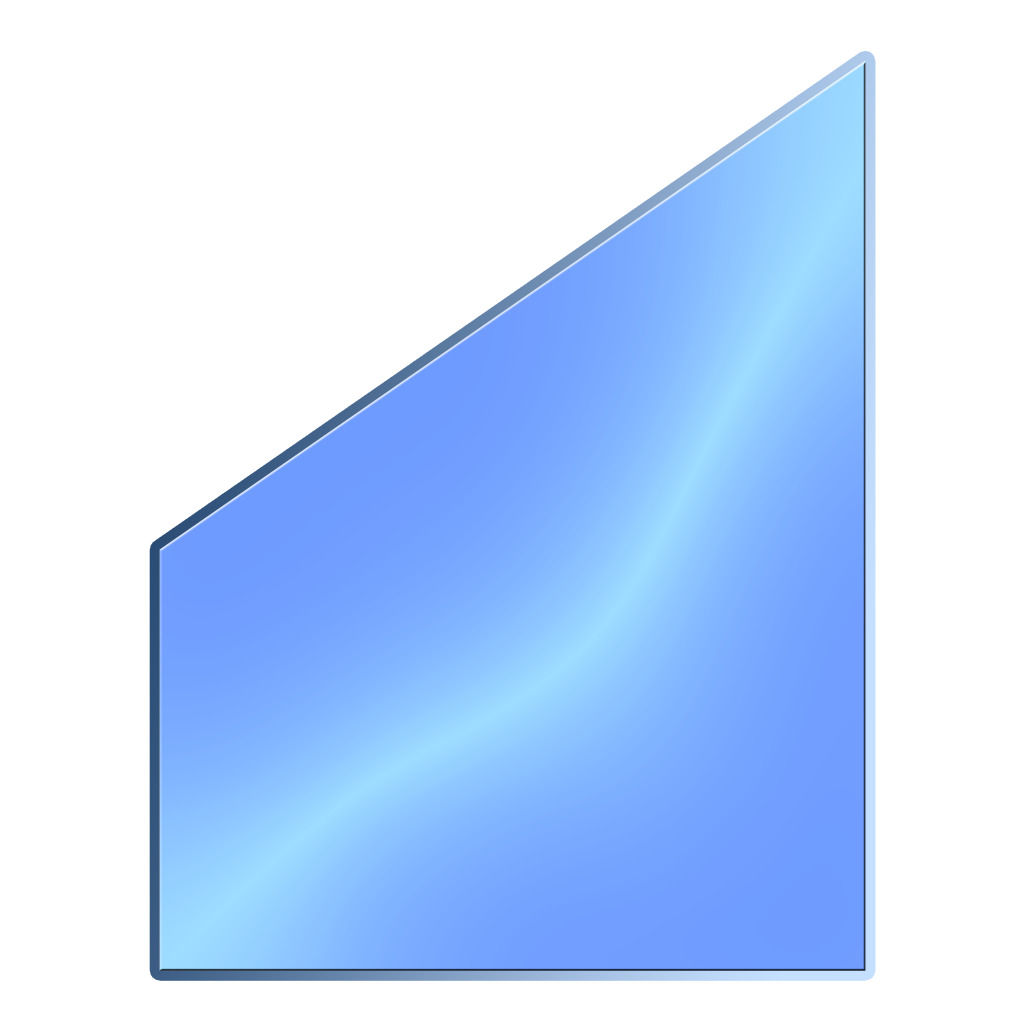
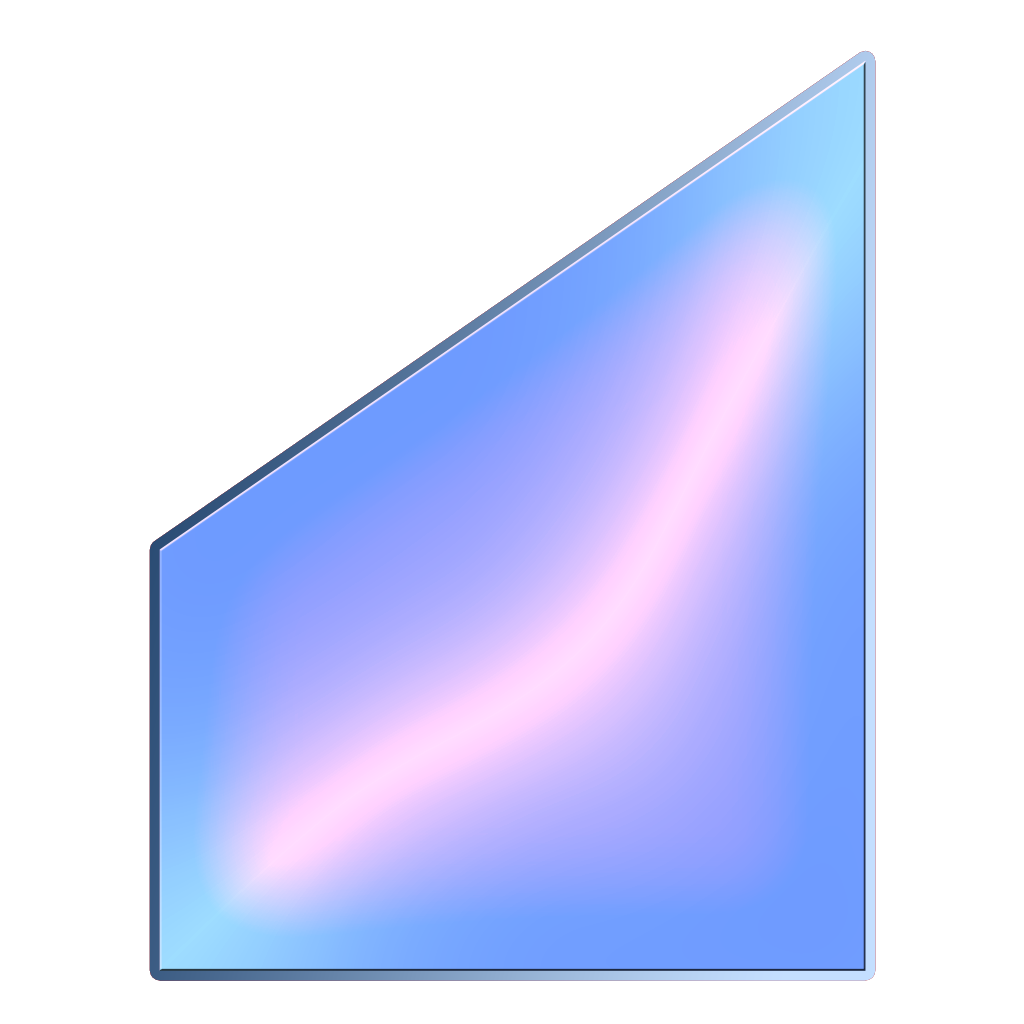
Layers edited between the first and the second 1024x1024 image:
removed layer "Shape 5 copy 2" (was overlay) over [159, 60, 866, 971]
removed layer "Shape 5" over [159, 60, 866, 971]
added layer "Layer 1 copy 2" (overlay) above "Layer 1 copy" over [159, 60, 866, 971]
added layer "Layer 1 copy" (luminosity) above "Layer 1" over [159, 60, 866, 971]
added layer "Layer 1" above "Layer 0" over [159, 60, 866, 971]
